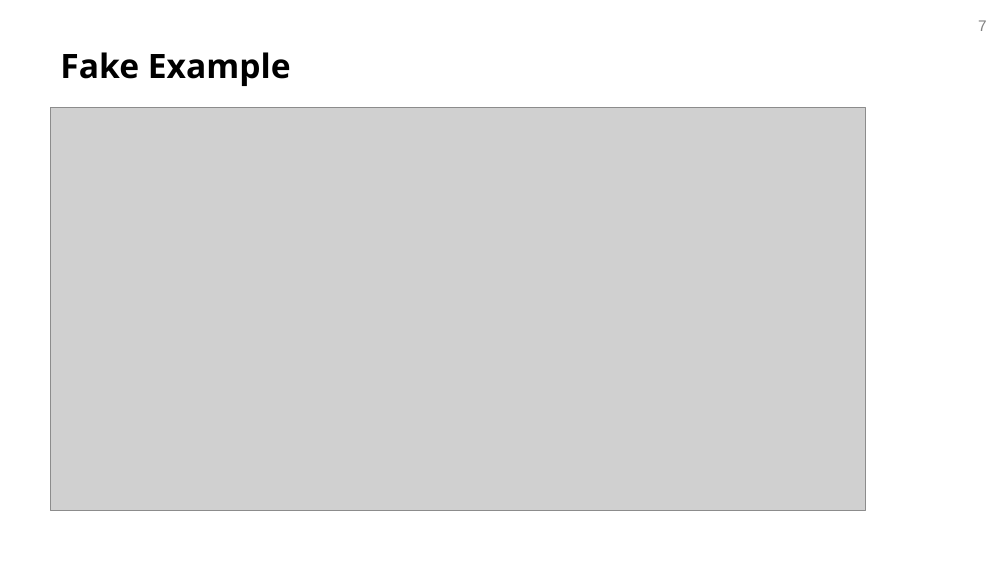
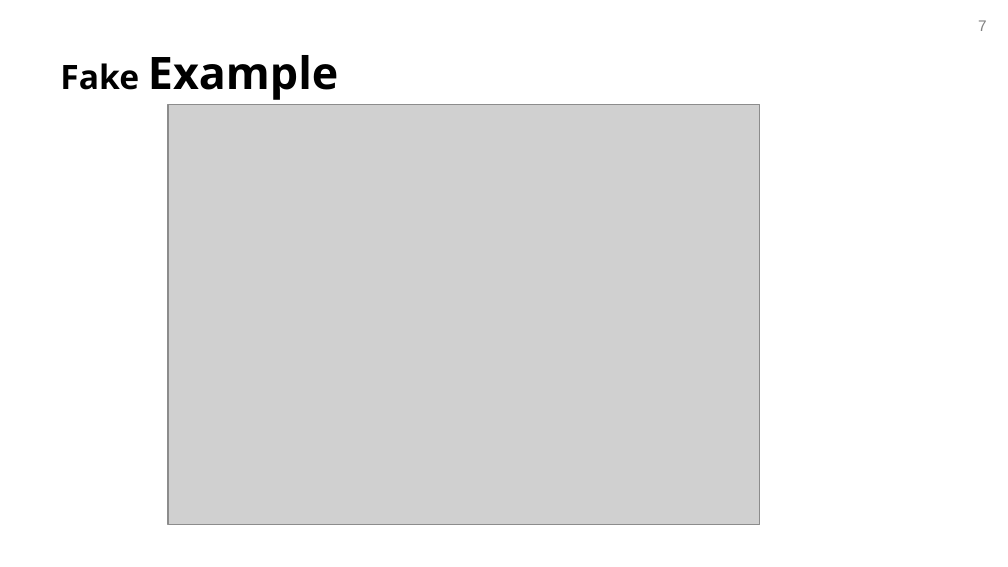
Before and after one commit to avishj/recitation-2-f24, a slide deck: slide 7 of resources/17623-recitation2.pptx. Drawn at 1008x567 pixels with LibreOffice and Linux fonts; fonts in the diff are those of the drawing; grey boxes stand for pictures; background and template pictures are left out. Boxes give left, top, right and bottom in pixels: in the first picture for what was removed or moved away, otherwise in the second. Text is boxed around its words. In the diff, an @@ line names an element or a change of style, - is before the commit and + after.

```diff
--- a/resources/17623-recitation2.pptx
+++ b/resources/17623-recitation2.pptx
@@ title "Fake Example" at [60,55,338,100]: size 24 to 32 pt in "Example" @@
@@ picture: place and size @@
-picture at [50,107,865,511]
+picture at [168,104,760,525]
```
Also in this commit, not shown: 14 other slides changed, 2 slides removed.
